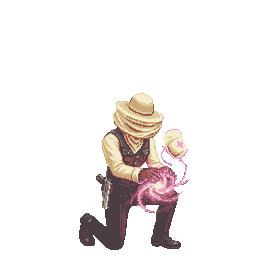
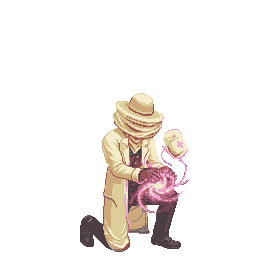
Two versions of the same layered image (256×256). Layer-by-layer changes:
removed layer "Обычный слой 2" over (128, 134, 179, 170)
removed layer "Фон" (1st of 2) over (79, 192, 177, 252)
added layer "Обычный слой 2 Сведено" above "Фон Сведено" over (79, 128, 179, 252)
added layer "Фон Сведено" above "Обычный слой 2 (вставлено)" over (79, 127, 179, 252)